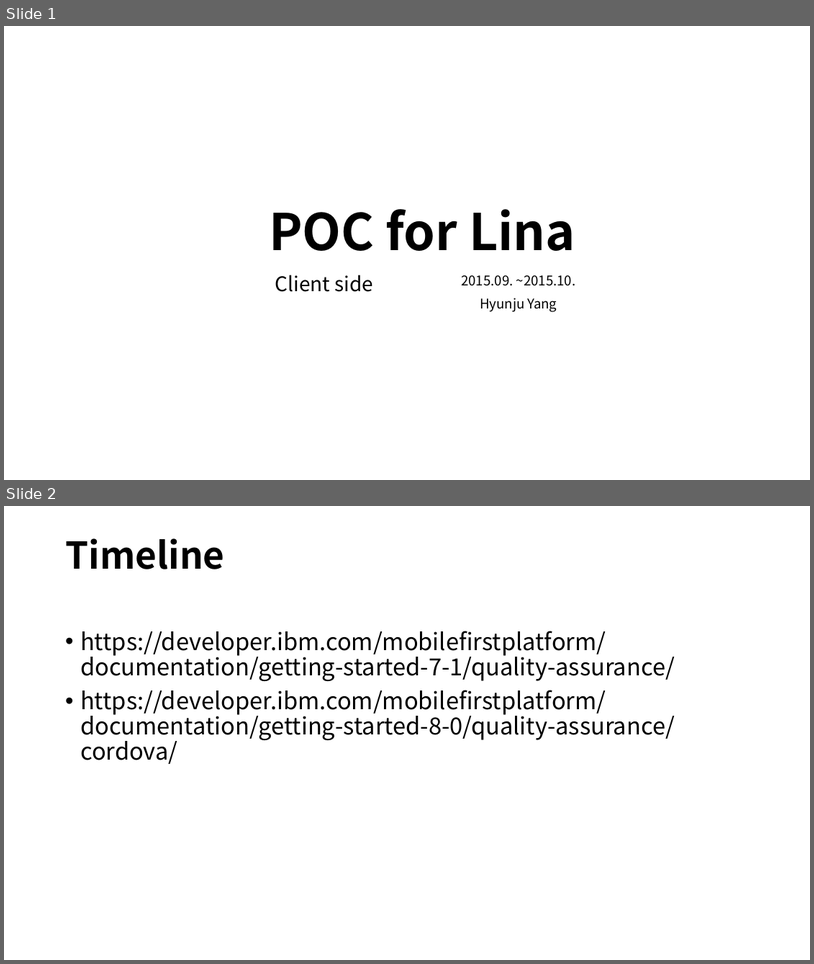
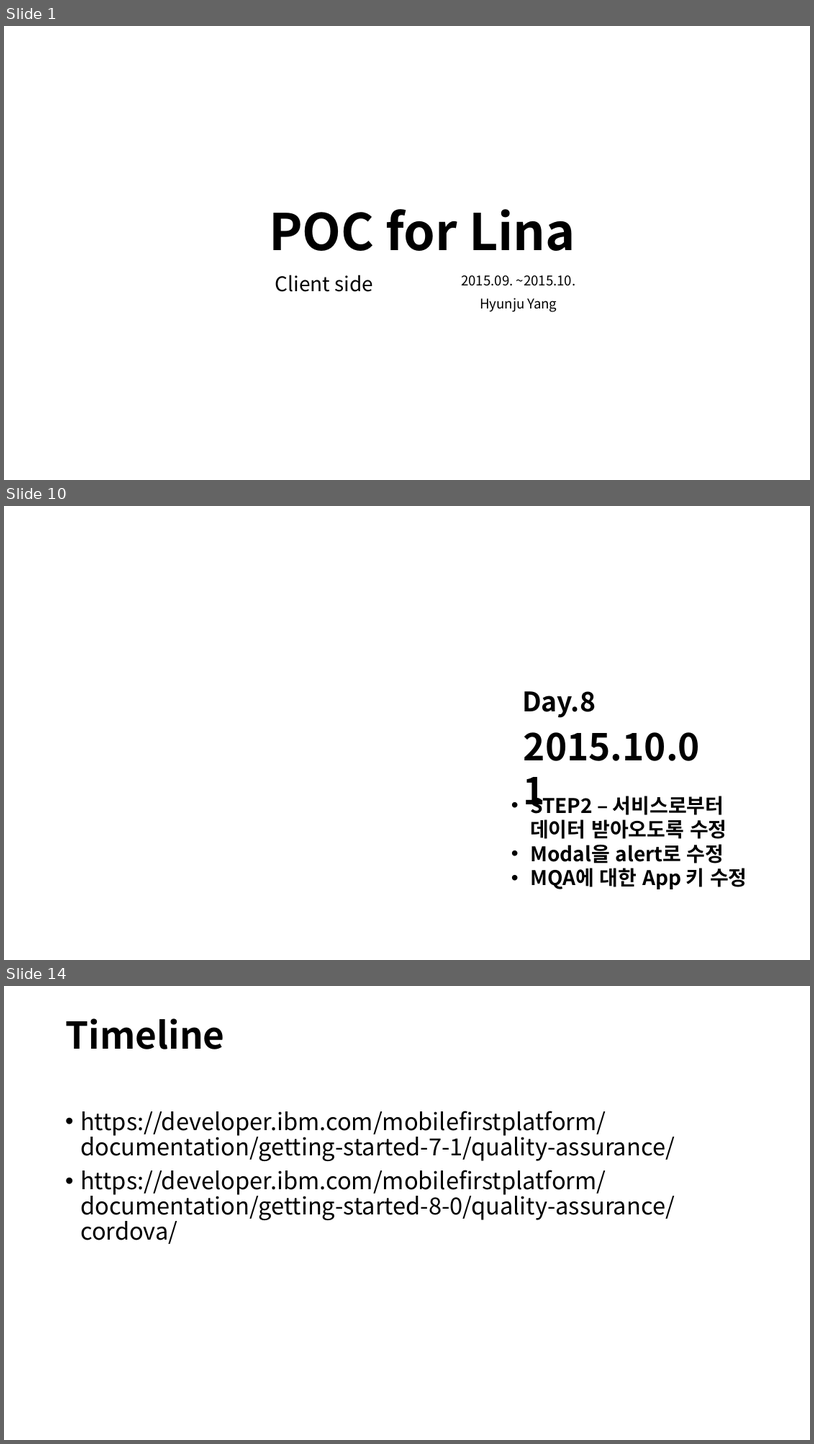
Before and after one commit to hjooyang/poc, a slide deck: POC for Lina.ppt. Shown one above the other, each under a label of ours: slides 1 and 2 before the commit, slides 1, 10 and 14 after it; the slides between them are not shown. The pictures are 814x964 and 814x1444 pixels, drawn with LibreOffice and Linux fonts; fonts in the diff are those of the drawing. Boxes give left, top, right and bottom in pixels: in the first picture for what was removed or moved away, otherwise in the second. Text is boxed around its words. In the diff, an @@ line names an element or a change of style, - is before the commit and + after.

```diff
--- a/POC for Lina.ppt
+++ b/POC for Lina.ppt
@@ slide 10 added at (4, 506, 810, 960), background #FFFFFF @@
@@ text added at (522, 691, 596, 718), 32 pt, text #000000, bold @@
+Day.8
@@ text added at (524, 732, 700, 761), 44 pt, text #000000, bold @@
+2015.10.01
@@ text added at (530, 793, 748, 889), 24 pt, text #000000, bold @@
+• STEP2 – 서비스로부터 데이터 받아오도록 수정
+• Modal을 alert로 수정
+• MQA에 대한 App 키 수정
@@ what was slide 2 is now slide 14 @@
```
Also in this commit, not shown: 1 slide changed, 14 other slides added, 3 slides removed.
